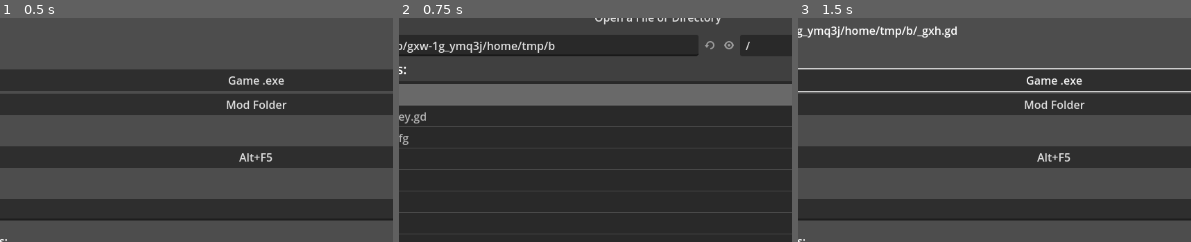
Above: before the commit, frames 1-3 (left to right).
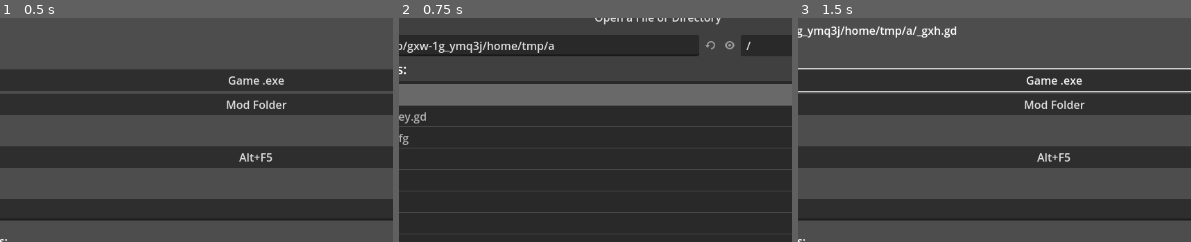
Above: after the commit, the same moments.

Repository: GodotModding/godot-mod-tool
Game: Godot game, scene res://main.tscn
The game is run twice, just before and just after one commit, with the same random seed, the same clock (stepped at 60 frames per second) and the same inputs.
Inputs:
- Up to frame 1 (0.5 s): no input
- Up to frame 2 (0.75 s): click "Game .exe" at 0.5 s
- Up to frame 3 (1.5 s): click "Open" at 1.25 s
The pictures show only the part of the screen within x 17-67%, y 3-53%; the shares and areas given below are measured in that part.

Frame 1 is identical in both runs. In frame 2, 0.1% of the frame differs, in the area x 38-90%, y 10-15%; in frame 3, 0.2%, in the area x 27-41%, y 3-9%.

Commit message:
✔ move imported files to _import folder

Diff:
--- a/main.gd
+++ b/main.gd
@@ -75,11 +75,31 @@
 	# Find all .import files
 	for file_path in mod_file_paths:
 		if file_path.get_extension() == "import":
-			# open file
+			# Open file
 			var text = Utils.file_get_as_text(file_path)
-			# change the "path" to point to the mod _import folder
+
+			# Get the path to the imported file
+			var path_imported_file_regex_results = Utils.get_regex_results(text, "res\\:\\/\\/\\.import.+?(?=\\\")")
+			var path_imported_file
+			if(path_imported_file_regex_results.size() > 0):
+				path_imported_file = path_imported_file_regex_results[0]
+				path_imported_file = str(data.mod_folder.replace(data.mod_folder_name, ''), path_imported_file.replace('res://', ''))
+			else:
+				continue
+
+			var path_mod_import_folder = str(data.mod_folder,"/_import")
+
+			# Check if the _import folder doesn't exist
+			if(!Utils.is_dir_there(path_mod_import_folder)):
+				# Creat the _import folder
+				DirAccess.make_dir_absolute(path_mod_import_folder)
+
+			# Copy the imported file from .import into the mods _import folder
+			Utils.file_copy(path_imported_file, path_mod_import_folder)
+
+			# Change the "path" to point to the mod _import folder
 			text = text.replace(".import", str(data.mod_folder_name, "/_import"))
-			# save file
+			# Save the .import file
 			Utils.file_save_as_text(text, file_path)
 
 func zip_folder():
--- a/main.tscn
+++ b/main.tscn
@@ -105,7 +105,7 @@
 title = "Open a File or Directory"
 position = Vector2i(30, 35)
 size = Vector2i(1100, 600)
-ok_button_text = "Open"
+ok_button_text = "Öffnen"
 file_mode = 3
 access = 2
 
--- a/utils.gd
+++ b/utils.gd
@@ -74,6 +74,20 @@
 		results.push_back(result.get_string())
 	return results
 
+func file_copy(src, dst):
+	# src -> path to some file
+	# dst -> path to some dir
+
+	var file_name = src.get_file()
+
+	var file = FileAccess.open(src, FileAccess.READ)
+	var file_length = file.get_length()
+	var file_content = file.get_buffer(file_length)
+
+	var dst_file_path = str(dst, "/", file_name)
+	var file_new = FileAccess.open(dst_file_path, FileAccess.WRITE)
+	file_new.store_buffer(file_content)
+
 func file_save(content, path):
 	var file = FileAccess.open(path, FileAccess.WRITE)
 	file.store_string(JSON.stringify(content))
